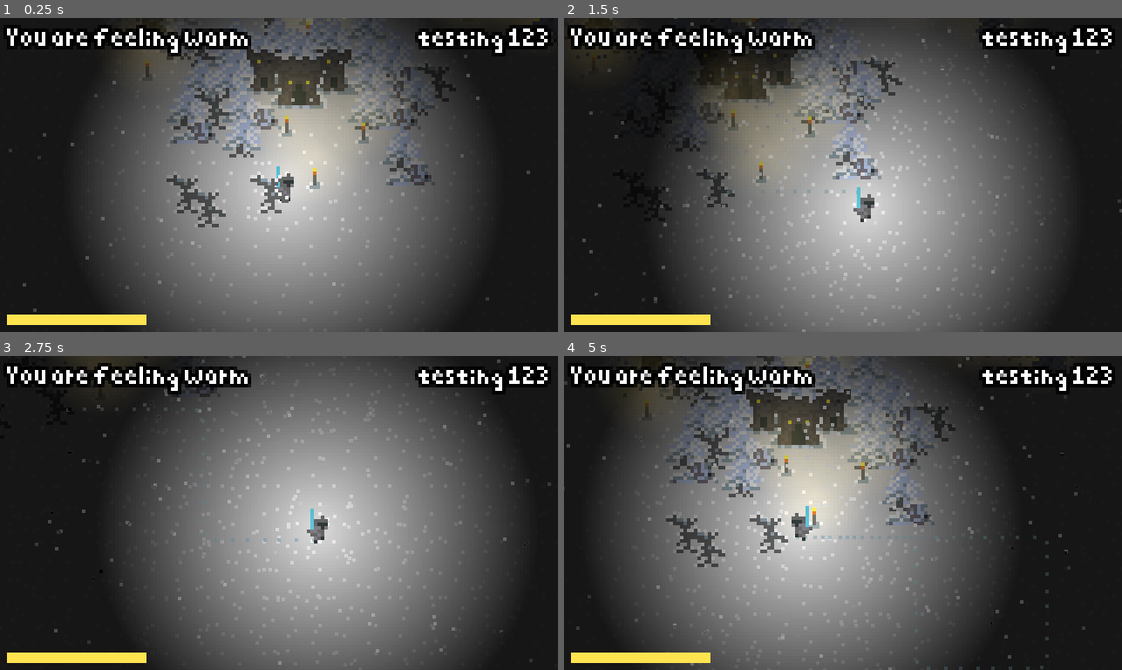
Above: before the commit, frames 1-4 (two rows, left to right).
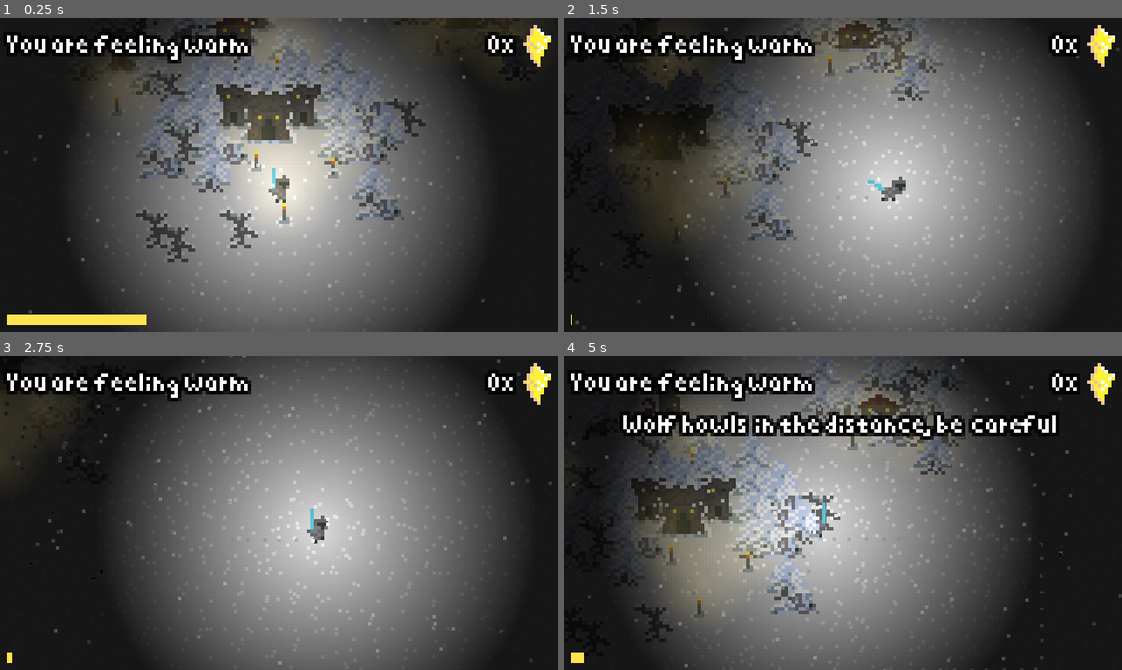
Above: after the commit, the same moments.

Repository: TheEvenOnes/deepnorth
Game: Godot game, scene res://Test.tscn
Two runs of this game, one before a commit and one after it. Both use one fixed random seed, a clock stepped at 60 frames per second and the inputs below.
Inputs:
- Up to frame 1 (0.25 s): no input
- Up to frame 2 (1.5 s): tap Enter (ui_accept) at 0.5, 0.6, 0.77, 1.07, 1.35 s; hold Right (ui_right) 0.53-1.28 s; hold Down (ui_down) from 1.28 s (still down)
- Up to frame 3 (2.75 s): tap Enter (ui_accept) at 1.52, 1.82, 2.1 s; release Down (ui_down) at 2.03 s; hold Right (ui_right) from 2.03 s (still down)
- Up to frame 4 (5 s): release Right (ui_right) at 2.78 s; hold Up (ui_up) 2.78-3.53 s; tap Enter (ui_accept) at 2.85, 3.02, 3.32, 3.6, 3.77, 4.07, 4.35, 4.52, 4.82 s; hold Left (ui_left) from 3.53 s (still down)

The runs differ from the first frame. In frame 1, 19% of the frame differs, in the area x 0-99%, y 0-95%; in frame 2, 39%, in the area x 0-100%, y 0-100%; in frame 3, 6.5%; in frame 4, 26%.

Commit message:
Impl dashing, add dash sfx, refactor player state machine, add sun shard counter

Diff:
--- a/Player.gd
+++ b/Player.gd
@@ -1,42 +1,125 @@
 extends KinematicBody2D
 
 onready var sprite = $AnimatedSprite
-onready var snowsteps = $SnowSteps
-onready var winter_snow_loop = $WinterSnowLoop
+onready var snowsteps = $Sounds/SnowSteps
+onready var winter_snow_loop = $Sounds/WinterSnowLoop
+onready var wolf_boss = $Sounds/WolfBoss
+onready var dash = $Sounds/Dash
+onready var info_text = $Camera2D/CanvasLayer/Control/Info
+onready var info_text_anim = $Camera2D/CanvasLayer/Control/Info/AnimationPlayer
+onready var stamina_indicator = $Camera2D/CanvasLayer/Control/StaminaIndicator
 
 const ACCELERATION = 650
 const MAX_SPEED = 50
 const FRICTION = 500
+const DASH_SPEED = 200
 
 export(float) var stamina = 10.0
 export(float) var stamina_regen = 1.0
 var current_stamina: float
 
 var velocity = Vector2.ZERO
+var last_direction = Vector2.RIGHT
+
+enum State {
+	Idle
+	Walking
+	Dashing
+}
+var state = State.Idle
+var previous_state = State.Idle
+
+func next_state(new_state: int) -> void:
+	previous_state = state
+	state = new_state
 
 func _ready() -> void:
 	current_stamina = stamina
 	winter_snow_loop.play()
+	yield(get_tree().create_timer(1.0), 'timeout')
+	wolf_boss.play()
+	yield(get_tree().create_timer(2.0), 'timeout')
+	info_text = 'Wolf  howls  in  the  distance, be  careful'
+	info_text_anim.play('FadeIn')
+	yield(get_tree().create_timer(6.0), 'timeout')
+	info_text_anim.play_backwards('FadeIn')
 
-func _physics_process(delta: float) -> void:
+
+func process_idle(delta: float) -> void:
+	if sprite.animation != 'Idle':
+		sprite.animation = 'Idle'
+
 	var input: Vector2 = Vector2.ZERO
 	input.x = Input.get_action_strength('ui_right') - Input.get_action_strength('ui_left')
 	input.y = Input.get_action_strength('ui_down') - Input.get_action_strength('ui_up')
 
-	if input.length() > 0:
-		if sprite.animation != 'Walking':
-			sprite.play('Walking')
-			snowsteps.play(0.5 + randf())
-		input = input.normalized()
-		velocity = velocity.move_toward(input * MAX_SPEED, ACCELERATION * delta)
+	if input.length() > 0.0:
+		next_state(State.Walking)
+		process_walking(delta)
+	elif Input.is_action_just_pressed('ui_accept'):
+		next_state(State.Dashing)
+		process_dashing(delta)
 	else:
-		if sprite.animation != 'Idle':
-			sprite.play('Idle')
-			snowsteps.stop()
+		current_stamina = min(current_stamina + delta * stamina_regen, stamina)
 		velocity = velocity.move_toward(Vector2.ZERO, FRICTION * delta)
 
+
+func process_walking(delta: float) -> void:
+	if previous_state != State.Walking:
+		next_state(State.Walking)
+		sprite.play('Walking')
+		snowsteps.play(0.5 + randf())
+		next_state(State.Walking)
+
+	var input: Vector2 = Vector2.ZERO
+	input.x = Input.get_action_strength('ui_right') - Input.get_action_strength('ui_left')
+	input.y = Input.get_action_strength('ui_down') - Input.get_action_strength('ui_up')
+
+	if Input.is_action_just_pressed('ui_accept') and current_stamina > 3.33:
+		snowsteps.stop()
+		next_state(State.Dashing)
+		process_dashing(delta)
+	elif not input.length() > 0.0:
+		snowsteps.stop()
+		next_state(State.Idle)
+		process_idle(delta)
+	else:
+		current_stamina = min(current_stamina + delta * stamina_regen * 0.25, stamina)
+		input = input.normalized()
+		last_direction = input
+		velocity = velocity.move_toward(input * MAX_SPEED, ACCELERATION * delta)
+
+
+func process_dashing(delta: float) -> void:
+	if previous_state != State.Dashing:
+		next_state(State.Dashing)
+		current_stamina -= 3.33
+		sprite.play('Dash')
+		snowsteps.stop()
+		dash.play()
+		velocity = last_direction * DASH_SPEED
+
+	if velocity.length() <= 0.001:
+		dash.stop()
+		next_state(State.Idle)
+	else:
+		velocity = velocity.move_toward(Vector2.ZERO, FRICTION * delta)
+
+
+func process_movement() -> void:
 	velocity = move_and_slide(velocity)
 	if velocity.x < 0:
 		sprite.flip_h = true
 	elif velocity.x > 0:
 		sprite.flip_h = false
+
+func update_gui() -> void:
+	stamina_indicator.rect_size.x = current_stamina / stamina * 40
+
+func _physics_process(delta: float) -> void:
+	match state:
+		State.Idle: process_idle(delta)
+		State.Walking: process_walking(delta)
+		State.Dashing: process_dashing(delta)
+	process_movement()
+	update_gui()
--- a/Test.tscn
+++ b/Test.tscn
@@ -7,16 +7,16 @@
 [sub_resource type="OccluderPolygon2D" id=1]
 polygon = PoolVector2Array( 4.06285, 13.7987, 5.57731, 10.9861, 4.82007, 5.68548, 7.52447, 1.46663, 9.85024, 4.82007, 11.7974, 5.84774, 9.95842, 8.06535, 11.1484, 9.68798, 9.68798, 11.5811, 11.2024, 14.015 )
 
-[sub_resource type="ConvexPolygonShape2D" id=23]
+[sub_resource type="ConvexPolygonShape2D" id=2]
 points = PoolVector2Array( 5.515, 6.82349, 9.34701, 7.01041, 11.6836, 14.1137, 3.36533, 13.8333 )
 
-[sub_resource type="OccluderPolygon2D" id=4]
+[sub_resource type="OccluderPolygon2D" id=3]
 polygon = PoolVector2Array( 0.935755, 13.9609, 2.0716, 11.9056, 6.23637, 11.2565, 7.4263, 10.6075, 6.9936, 9.36345, 8.34579, 7.47038, 11.6451, 7.95717, 12.186, 10.3911, 14.4577, 13.4741, 11.7533, 12.8251, 9.96843, 13.6364, 4.55964, 12.9873 )
 
+[sub_resource type="ConvexPolygonShape2D" id=4]
+points = PoolVector2Array( 0.935755, 13.7446, 0.88167, 13.6364, 2.61248, 11.8515, 6.61498, 10.8779, 10.0225, 8.93075, 13.5923, 11.2565, 14.8363, 13.7446 )
+
 [sub_resource type="ConvexPolygonShape2D" id=5]
-points = PoolVector2Array( 0.935755, 13.7446, 0.88167, 13.6364, 2.61248, 11.8515, 6.61498, 10.8779, 10.0225, 8.93075, 13.5923, 11.2565, 14.8363, 13.7446 )
-
-[sub_resource type="ConvexPolygonShape2D" id=22]
 points = PoolVector2Array( 2.67571, 15.1582, 3.70381, 6.27913, 11.9286, 6.37259, 13.3306, 14.9713 )
 
 [sub_resource type="OccluderPolygon2D" id=6]
@@ -346,4 +346,4 @@
 position = Vector2( 103, 87 )
 
 [node name="Player" parent="Props" instance=ExtResource( 3 )]
-position = Vector2( 98, 107 )
+position = Vector2( 109, 96 )
--- a/object/Player.tscn
+++ b/object/Player.tscn
@@ -1,61 +1,184 @@
-[gd_scene load_steps=15 format=2]
+[gd_scene load_steps=19 format=2]
 
 [ext_resource path="res://Player.gd" type="Script" id=1]
 [ext_resource path="res://assets/light_mask.png" type="Texture" id=2]
 [ext_resource path="res://assets/player.png" type="Texture" id=3]
 [ext_resource path="res://assets/pixelated.tres" type="DynamicFont" id=4]
-[ext_resource path="res://assets/snowsteps.ogg" type="AudioStream" id=5]
-[ext_resource path="res://assets/winter_night.ogg" type="AudioStream" id=6]
+[ext_resource path="res://assets/sfx/snowsteps.ogg" type="AudioStream" id=5]
+[ext_resource path="res://assets/sfx/winter_wind.ogg" type="AudioStream" id=6]
+[ext_resource path="res://assets/sun_shard.png" type="Texture" id=7]
+[ext_resource path="res://assets/sfx/wolf_howls.ogg" type="AudioStream" id=8]
+[ext_resource path="res://assets/sfx/dash_through_snow.ogg" type="AudioStream" id=9]
 
 [sub_resource type="Gradient" id=1]
-offsets = PoolRealArray( 0.0134228, 0.114094, 0.865772, 1 )
-colors = PoolColorArray( 1, 1, 1, 0, 1, 1, 1, 1, 1, 1, 1, 1, 1, 1, 1, 0 )
-
-[sub_resource type="Gradient" id=8]
 offsets = PoolRealArray( 0, 0.637584, 1 )
 colors = PoolColorArray( 0.592157, 0.717647, 0.760784, 0.501961, 0.592157, 0.717647, 0.760784, 0.501961, 0.592157, 0.717647, 0.760784, 0 )
 
+[sub_resource type="Animation" id=9]
+resource_name = "FadeIn"
+length = 0.2
+tracks/0/type = "value"
+tracks/0/path = NodePath(".:modulate")
+tracks/0/interp = 2
+tracks/0/loop_wrap = true
+tracks/0/imported = false
+tracks/0/enabled = true
+tracks/0/keys = {
+"times": PoolRealArray( 0, 0.2 ),
+"transitions": PoolRealArray( 1, 1 ),
+"update": 0,
+"values": [ Color( 1, 1, 1, 0 ), Color( 1, 1, 1, 1 ) ]
+}
+
+[sub_resource type="AtlasTexture" id=2]
+atlas = ExtResource( 3 )
+region = Rect2( 0, 0, 16, 16 )
+
+[sub_resource type="AtlasTexture" id=3]
+atlas = ExtResource( 3 )
+region = Rect2( 16, 0, 16, 16 )
+
+[sub_resource type="AtlasTexture" id=4]
+atlas = ExtResource( 3 )
+region = Rect2( 32, 0, 16, 16 )
+
 [sub_resource type="AtlasTexture" id=5]
 atlas = ExtResource( 3 )
-region = Rect2( 16, 0, 16, 16 )
-
-[sub_resource type="AtlasTexture" id=6]
-atlas = ExtResource( 3 )
-region = Rect2( 32, 0, 16, 16 )
-
-[sub_resource type="AtlasTexture" id=7]
-atlas = ExtResource( 3 )
 region = Rect2( 48, 0, 16, 16 )
 
-[sub_resource type="AtlasTexture" id=2]
-atlas = ExtResource( 3 )
-region = Rect2( 0, 0, 16, 16 )
-
-[sub_resource type="SpriteFrames" id=3]
+[sub_resource type="SpriteFrames" id=6]
 animations = [ {
-"frames": [ SubResource( 5 ), SubResource( 6 ) ],
+"frames": [ SubResource( 2 ) ],
+"loop": true,
+"name": "Idle",
+"speed": 5.0
+}, {
+"frames": [ SubResource( 3 ), SubResource( 4 ) ],
 "loop": true,
 "name": "Walking",
 "speed": 8.0
 }, {
-"frames": [ SubResource( 7 ) ],
+"frames": [ SubResource( 5 ) ],
 "loop": true,
 "name": "Dash",
 "speed": 5.0
-}, {
-"frames": [ SubResource( 2 ) ],
-"loop": true,
-"name": "Idle",
-"speed": 5.0
 } ]
 
-[sub_resource type="CapsuleShape2D" id=4]
+[sub_resource type="CapsuleShape2D" id=7]
 radius = 0.999992
 height = 2.0
+
+[sub_resource type="Gradient" id=8]
+offsets = PoolRealArray( 0.0134228, 0.114094, 0.865772, 1 )
+colors = PoolColorArray( 1, 1, 1, 0, 1, 1, 1, 1, 1, 1, 1, 1, 1, 1, 1, 0 )
 
 [node name="Player" type="KinematicBody2D"]
 position = Vector2( 136, 100 )
 script = ExtResource( 1 )
+
+[node name="Tracks" type="CPUParticles2D" parent="."]
+position = Vector2( 0, 2 )
+amount = 64
+lifetime = 6.0
+local_coords = false
+spread = 0.0
+gravity = Vector2( 0, 0 )
+color_ramp = SubResource( 1 )
+
+[node name="Camera2D" type="Camera2D" parent="."]
+position = Vector2( 0, -5 )
+z_index = 10
+current = true
+smoothing_enabled = true
+smoothing_speed = 4.0
+
+[node name="CanvasLayer" type="CanvasLayer" parent="Camera2D"]
+
+[node name="Control" type="Control" parent="Camera2D/CanvasLayer"]
+anchor_top = -0.0555556
+anchor_bottom = -0.0555556
+margin_top = 5.0
+margin_right = 40.0
+margin_bottom = 45.0
+__meta__ = {
+"_edit_use_anchors_": false
+}
+
+[node name="Info" type="Label" parent="Camera2D/CanvasLayer/Control"]
+modulate = Color( 1, 1, 1, 0 )
+margin_left = 2.0
+margin_top = 15.0
+margin_right = 157.0
+margin_bottom = 25.0
+custom_fonts/font = ExtResource( 4 )
+text = "Wolf howls  in the distance, be  careful"
+align = 1
+__meta__ = {
+"_edit_use_anchors_": false
+}
+
+[node name="AnimationPlayer" type="AnimationPlayer" parent="Camera2D/CanvasLayer/Control/Info"]
+anims/FadeIn = SubResource( 9 )
+
+[node name="SunShardsCounter" type="Label" parent="Camera2D/CanvasLayer/Control"]
+margin_left = 122.0
+margin_top = 3.0
+margin_right = 148.0
+margin_bottom = 13.0
+custom_fonts/font = ExtResource( 4 )
+text = "0x"
+align = 2
+__meta__ = {
+"_edit_use_anchors_": false
+}
+
+[node name="Warmth Status" type="Label" parent="Camera2D/CanvasLayer/Control"]
+margin_left = 2.0
+margin_top = 3.0
+margin_right = 128.0
+margin_bottom = 13.0
+custom_fonts/font = ExtResource( 4 )
+text = "You are  feeling warm"
+__meta__ = {
+"_edit_use_anchors_": false
+}
+
+[node name="StaminaIndicator" type="ColorRect" parent="Camera2D/CanvasLayer/Control"]
+margin_left = 2.0
+margin_top = 85.0
+margin_right = 42.0
+margin_bottom = 88.0
+color = Color( 1, 0.890196, 0.309804, 1 )
+__meta__ = {
+"_edit_use_anchors_": false
+}
+
+[node name="TextureRect" type="TextureRect" parent="Camera2D/CanvasLayer/Control"]
+margin_left = 147.0
+margin_top = -1.0
+margin_right = 163.0
+margin_bottom = 15.0
+texture = ExtResource( 7 )
+__meta__ = {
+"_edit_use_anchors_": false
+}
+
+[node name="AnimatedSprite" type="AnimatedSprite" parent="."]
+position = Vector2( 0, -5 )
+frames = SubResource( 6 )
+animation = "Idle"
+
+[node name="Light2D" type="Light2D" parent="."]
+position = Vector2( 0, -1 )
+texture = ExtResource( 2 )
+color = Color( 1, 1, 1, 0.901961 )
+mode = 2
+shadow_filter_smooth = 64.0
+
+[node name="CollisionShape2D" type="CollisionShape2D" parent="."]
+position = Vector2( 0, 2 )
+rotation = -1.57079
+shape = SubResource( 7 )
 
 [node name="Snow" type="CPUParticles2D" parent="."]
 position = Vector2( 0, -7 )
@@ -68,90 +191,23 @@
 gravity = Vector2( 0, 0 )
 initial_velocity = 10.0
 initial_velocity_random = 1.0
-color_ramp = SubResource( 1 )
-
-[node name="Tracks" type="CPUParticles2D" parent="."]
-position = Vector2( 0, 2 )
-amount = 64
-lifetime = 6.0
-local_coords = false
-spread = 0.0
-gravity = Vector2( 0, 0 )
 color_ramp = SubResource( 8 )
 
-[node name="Camera2D" type="Camera2D" parent="."]
-position = Vector2( 0, -5 )
-z_index = 10
-current = true
-smoothing_enabled = true
-smoothing_speed = 4.0
-
-[node name="CanvasLayer" type="CanvasLayer" parent="Camera2D"]
-
-[node name="Control" type="Control" parent="Camera2D/CanvasLayer"]
-anchor_top = -0.0555556
-anchor_bottom = -0.0555556
-margin_top = 5.0
-margin_right = 40.0
-margin_bottom = 45.0
-__meta__ = {
-"_edit_use_anchors_": false
-}
-
-[node name="Label" type="Label" parent="Camera2D/CanvasLayer/Control"]
-margin_left = 120.0
-margin_top = 1.0
-margin_right = 160.0
-margin_bottom = 15.0
-custom_fonts/font = ExtResource( 4 )
-text = "testing 123"
-__meta__ = {
-"_edit_use_anchors_": false
-}
-
-[node name="Warmth Status" type="Label" parent="Camera2D/CanvasLayer/Control"]
-margin_left = 2.0
-margin_top = 1.0
-margin_right = 42.0
-margin_bottom = 15.0
-custom_fonts/font = ExtResource( 4 )
-text = "You are  feeling warm"
-__meta__ = {
-"_edit_use_anchors_": false
-}
-
-[node name="StaminaIndicator" type="ColorRect" parent="Camera2D/CanvasLayer/Control"]
-margin_left = 2.0
-margin_top = 85.0
-margin_right = 42.0
-margin_bottom = 88.0
-color = Color( 1, 0.890196, 0.309804, 1 )
-__meta__ = {
-"_edit_use_anchors_": false
-}
-
-[node name="AnimatedSprite" type="AnimatedSprite" parent="."]
-position = Vector2( 0, -5 )
-frames = SubResource( 3 )
-animation = "Idle"
-
-[node name="Light2D" type="Light2D" parent="."]
-position = Vector2( 0, -1 )
-texture = ExtResource( 2 )
-color = Color( 1, 1, 1, 0.901961 )
-mode = 2
-shadow_filter_smooth = 64.0
-
-[node name="CollisionShape2D" type="CollisionShape2D" parent="."]
-position = Vector2( 0, 2 )
-rotation = -1.57079
-shape = SubResource( 4 )
-
-[node name="SnowSteps" type="AudioStreamPlayer2D" parent="."]
+[node name="Sounds" type="Position2D" parent="."]
+
+[node name="SnowSteps" type="AudioStreamPlayer2D" parent="Sounds"]
 stream = ExtResource( 5 )
 volume_db = -10.0
 pitch_scale = 1.36
 
-[node name="WinterSnowLoop" type="AudioStreamPlayer2D" parent="."]
+[node name="WinterSnowLoop" type="AudioStreamPlayer2D" parent="Sounds"]
 stream = ExtResource( 6 )
+volume_db = 10.0
 attenuation = 0.00552427
+
+[node name="WolfBoss" type="AudioStreamPlayer2D" parent="Sounds"]
+position = Vector2( -136, -100 )
+stream = ExtResource( 8 )
+
+[node name="Dash" type="AudioStreamPlayer2D" parent="Sounds"]
+stream = ExtResource( 9 )
Not shown: 10 places in Test.tscn that only renumber resources
Not shown, added: assets/sfx/dash_through_snow.ogg.import
Not shown, added: assets/sfx/snowsteps.ogg.import
Not shown, added: assets/sfx/winter_night.ogg.import
Not shown, added: assets/sfx/winter_wind.ogg.import
Not shown, added: assets/sfx/wolf_howls.ogg.import
Binary file changed: assets/snow_tiles.aseprite
Not shown, removed: assets/snowsteps.ogg.import
Binary file added: assets/sun_shard.aseprite
Binary file added: assets/sun_shard.png
Not shown, added: assets/sun_shard.png.import
Not shown, removed: assets/winter_night.ogg.import
(and 6 more such lines)
